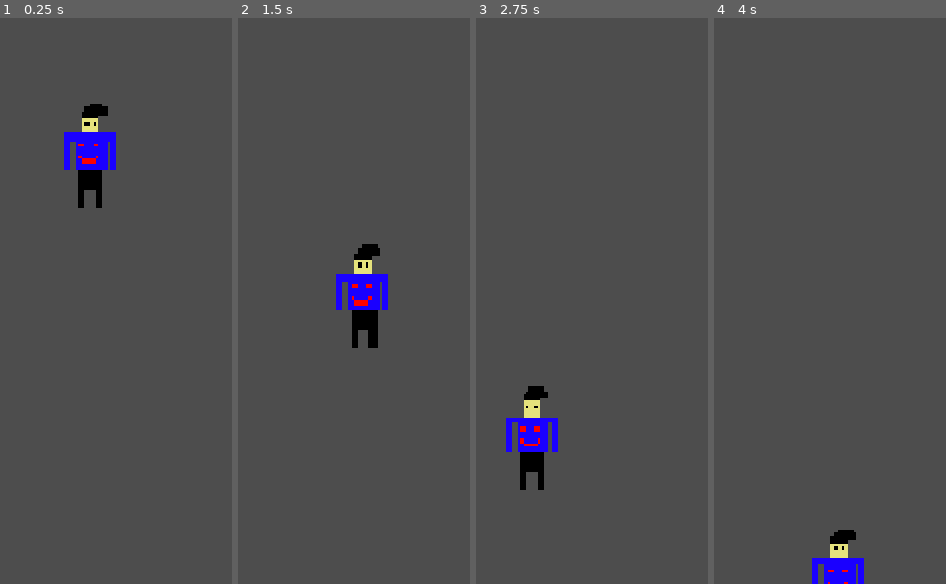
Above: before the commit, frames 1-4 (left to right).
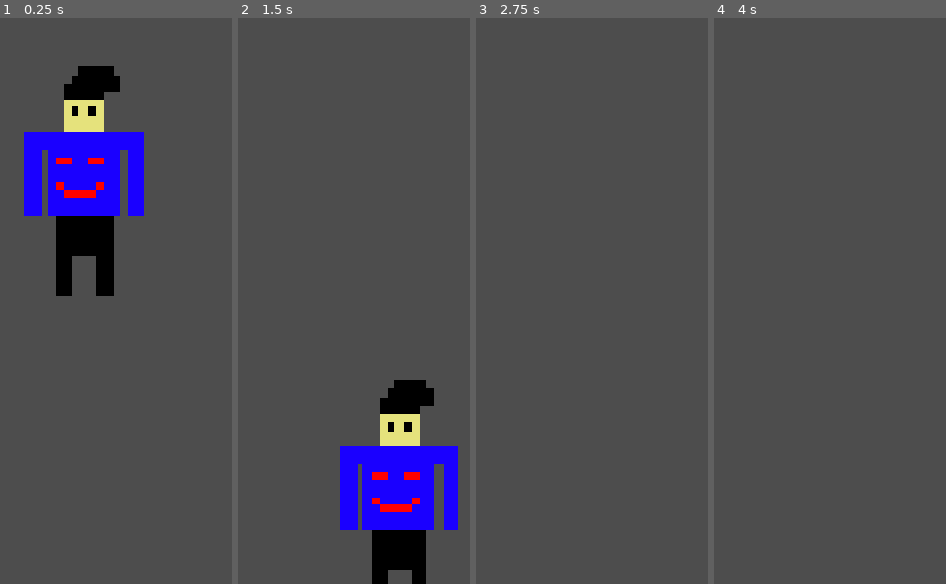
Above: after the commit, the same moments.

Repository: TheAbdullahSaleem/First-project-
Game: Godot game, scene res://scenes/player/character_body_2d.tscn
Same seed, same stepped clock (60 frames per second), same inputs: the game is played once before the commit and once after it.
Inputs (mouse positions are in pixels of both pictures, inside the frame that each line leads up to):
- Up to frame 1 (0.25 s): no input
- Up to frame 2 (1.5 s): move the mouse to (outside the picture) at 0.52 s; hold D (right) from 0.53 s (still down); tap W (up) at 0.6, 0.77, 1.07 s; move the mouse to (outside the picture) at 1.27 s; click (outside the picture) at 1.35 s
- Up to frame 3 (2.75 s): tap W (up) at 1.52, 1.55, 1.82, 2.3 s; move the mouse to (outside the picture) at 2.02 s; release D (right) at 2.03 s; hold A (left) from 2.03 s (still down); hold E (Interact) from 2.03 s (still down)
- Up to frame 4 (4 s): move the mouse to (730, 312) at 2.77 s; release A (left) at 2.78 s; release E (Interact) at 2.78 s; hold D (right) from 2.78 s (still down); tap W (up) at 2.85, 3.02, 3.32, 3.77, 3.8 s; move the mouse to (outside the picture) at 3.52 s; press the mouse at (outside the picture) at 3.53 s

The runs differ from the first frame. In frame 1, 11% of the frame differs, in the area x 10-63%, y 8-50%; in frame 2, 13%, in the area x 42-95%, y 39-100%; in frame 3, 2.1%; in frame 4, 1.3%.
Error in both runs: Invalid call. Nonexistent function 'interact' in base 'Nil'. (res://scripts/Player/character_body_2d.gd:52)

Commit message:
camera zoom fix

Diff:
--- a/project.godot
+++ b/project.godot
@@ -27,7 +27,7 @@
 
 [editor_plugins]
 
-enabled=PackedStringArray()
+enabled=PackedStringArray("res://addons/godot_super-wakatime/plugin.cfg")
 
 [global_group]
 
--- a/scenes/player/character_body_2d.tscn
+++ b/scenes/player/character_body_2d.tscn
@@ -18,6 +18,7 @@
 polygon = PackedVector2Array(-23, -13, -23, 13, -18, 13, -18, -8, -15, -8, -15, 13, -13, 14, -13, 40, -8, 40, -8, 26, 1, 26, 1, 40, 5, 40, 5, 13, 8, 13, 8, -8, 10, -9, 11, 13, 15, 13, 15, -13, 3, -13, 3, -26, 8, -26, 8, -32, 5, -32, 6, -34, -5, -34, -5, -32, -8, -32, -8, -29, -10, -29, -10, -14)
 
 [node name="Camera2D" type="Camera2D" parent="." unique_id=1143062197]
+zoom = Vector2(2.23, 2.23)
 position_smoothing_enabled = true
 position_smoothing_speed = 10.0
 
--- a/scenes/world/House/house.tscn
+++ b/scenes/world/House/house.tscn
@@ -12,8 +12,9 @@
 position = Vector2(91, 151)
 texture = ExtResource("1_arfx0")
 
-[node name="Area2D" type="Area2D" parent="." unique_id=1271384764]
+[node name="Area2D" type="Area2D" parent="." unique_id=1271384764 node_paths=PackedStringArray("prompt_label")]
 script = ExtResource("2_lx3g1")
+prompt_label = NodePath("../Label")
 
 [node name="CollisionShape2D" type="CollisionShape2D" parent="Area2D" unique_id=1384764317]
 position = Vector2(59.5, 22.5)
